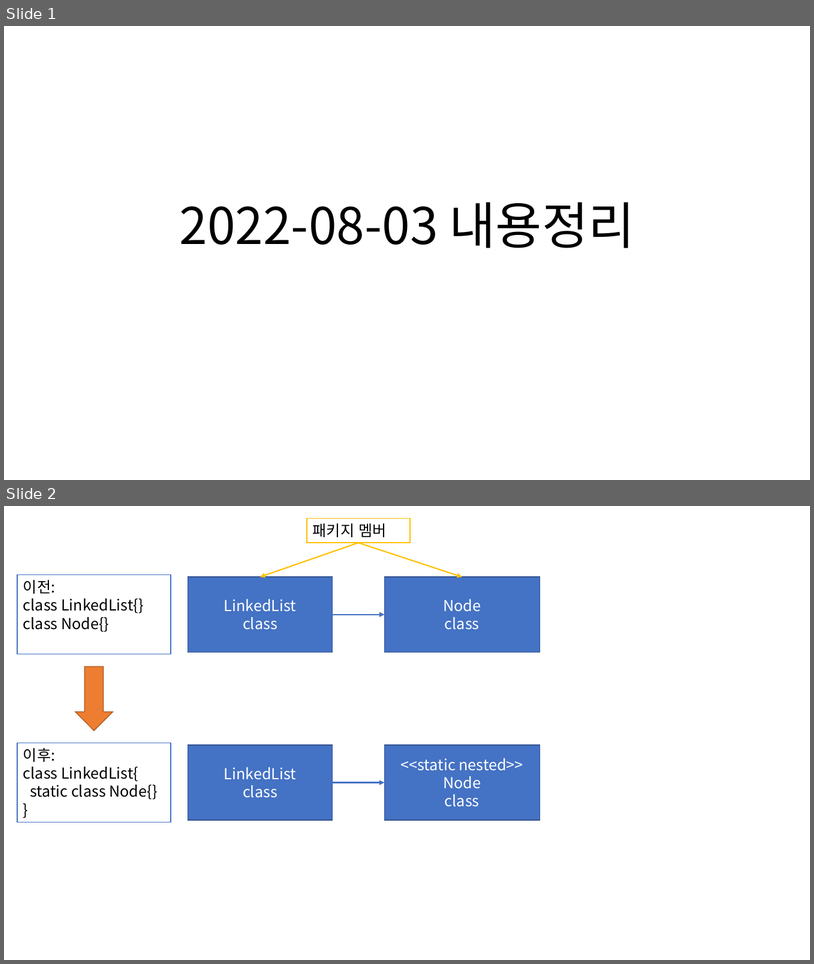
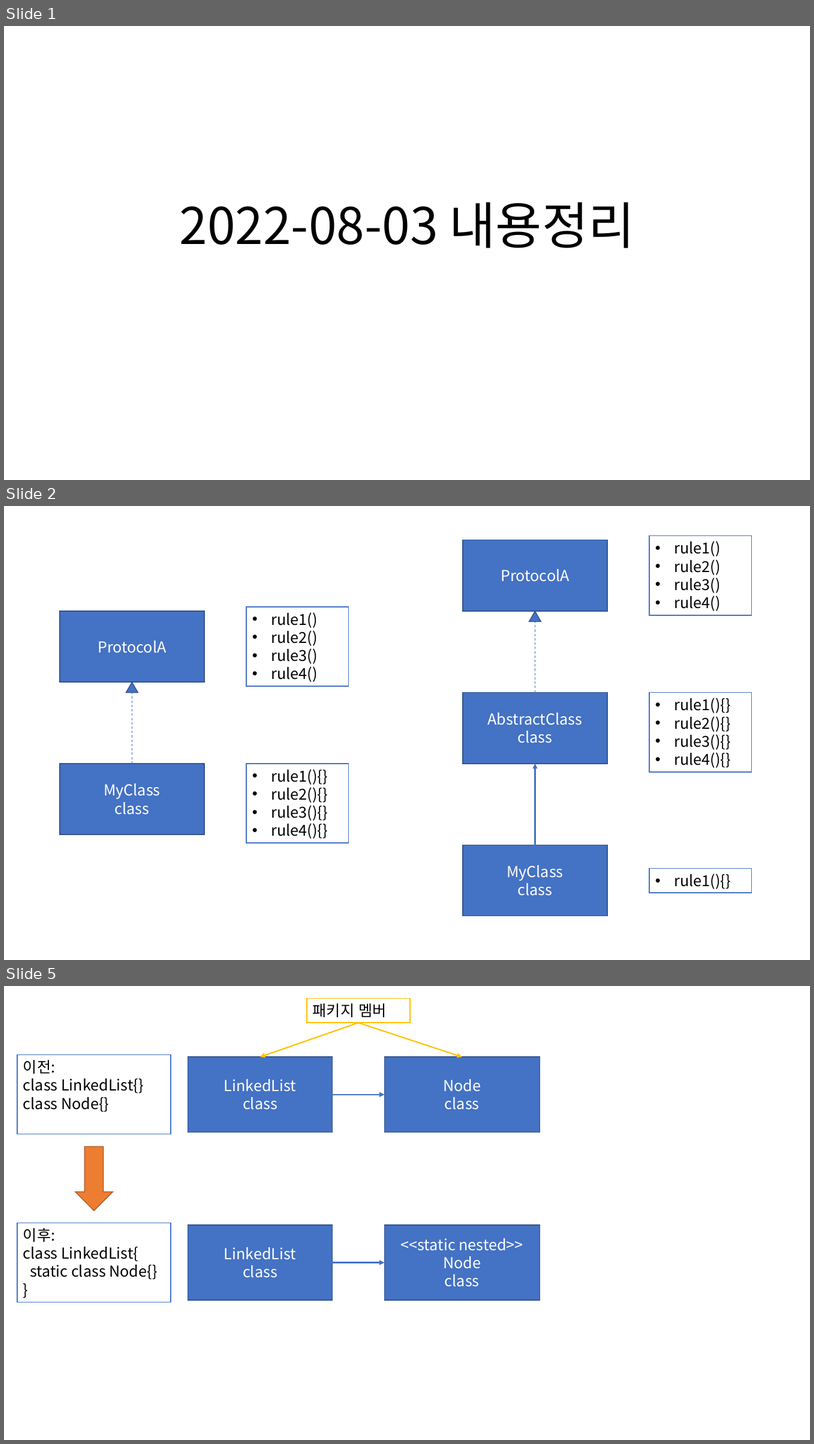
Before and after one commit to Dingadung/2022-study-workspace, a slide deck: study-note/자바/2022-08-03 내용정리 .pptx. Shown one above the other, each under a label of ours: slides 1 and 2 before the commit, slides 1, 2 and 5 after it; the slides between them are not shown. The pictures are 814x964 and 814x1444 pixels, drawn with LibreOffice and Linux fonts; fonts in the diff are those of the drawing. Boxes give left, top, right and bottom in pixels: in the first picture for what was removed or moved away, otherwise in the second. Text is boxed around its words. In the diff, an @@ line names an element or a change of style, - is before the commit and + after.

```diff
--- a/study-note/자바/2022-08-03 내용정리 .pptx
+++ b/study-note/자바/2022-08-03 내용정리 .pptx
@@ slide 2 added at bbox=[4, 506, 810, 960], background #FFFFFF @@
@@ rectangle added at bbox=[463, 540, 608, 610], fill #4472C4, outline #325491 1 pt, 18 pt, text #FFFFFF @@
+ProtocolA
@@ rectangle added at bbox=[650, 535, 752, 615], fill #FFFFFF, outline #4472C4 1 pt, 18 pt, text #000000 @@
+• rule1()
+• rule2()
+• rule3()
+• rule4()
@@ rectangle added at bbox=[60, 611, 204, 682], fill #4472C4, outline #325491 1 pt, 18 pt, text #FFFFFF @@
+ProtocolA
@@ rectangle added at bbox=[246, 607, 349, 686], fill #FFFFFF, outline #4472C4 1 pt, 18 pt, text #000000 @@
+• rule1()
+• rule2()
+• rule3()
+• rule4()
@@ triangle added at bbox=[530, 611, 542, 622], fill #4472C4, outline #325491 1 pt @@
@@ line added from (535, 693) to (535, 611), #4472C4 0.75 pt dashed @@
@@ triangle added at bbox=[126, 682, 138, 693], fill #4472C4, outline #325491 1 pt @@
@@ line added from (132, 763) to (132, 682), #4472C4 0.75 pt dashed @@
@@ rectangle added at bbox=[463, 693, 608, 763], fill #4472C4, outline #325491 1 pt, 18 pt, text #FFFFFF @@
+AbstractClass
+class
@@ rectangle added at bbox=[650, 693, 752, 772], fill #FFFFFF, outline #4472C4 1 pt, 18 pt, text #000000 @@
+• rule1(){}
+• rule2(){}
+• rule3(){}
+• rule4(){}
@@ rectangle added at bbox=[60, 763, 204, 834], fill #4472C4, outline #325491 1 pt, 18 pt, text #FFFFFF @@
+MyClass
+class
@@ rectangle added at bbox=[246, 763, 349, 843], fill #FFFFFF, outline #4472C4 1 pt, 18 pt, text #000000 @@
+• rule1(){}
+• rule2(){}
+• rule3(){}
+• rule4(){}
@@ arrow added from (535, 845) to (535, 763), #4472C4 1.5 pt @@
@@ rectangle added at bbox=[463, 845, 608, 916], fill #4472C4, outline #325491 1 pt, 18 pt, text #FFFFFF @@
+MyClass
+class
@@ rectangle added at bbox=[650, 868, 752, 892], fill #FFFFFF, outline #4472C4 1 pt, 18 pt, text #000000 @@
+• rule1(){}
@@ what was slide 2 is now slide 5 @@
```
Also in this commit, not shown: 4 other slides added, 3 other files.
